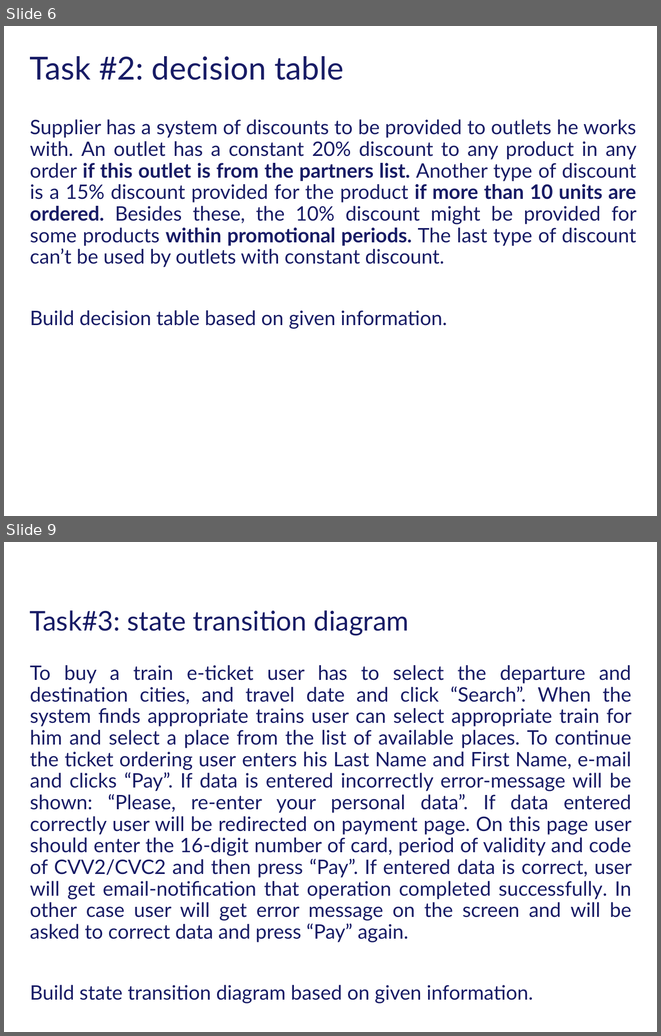
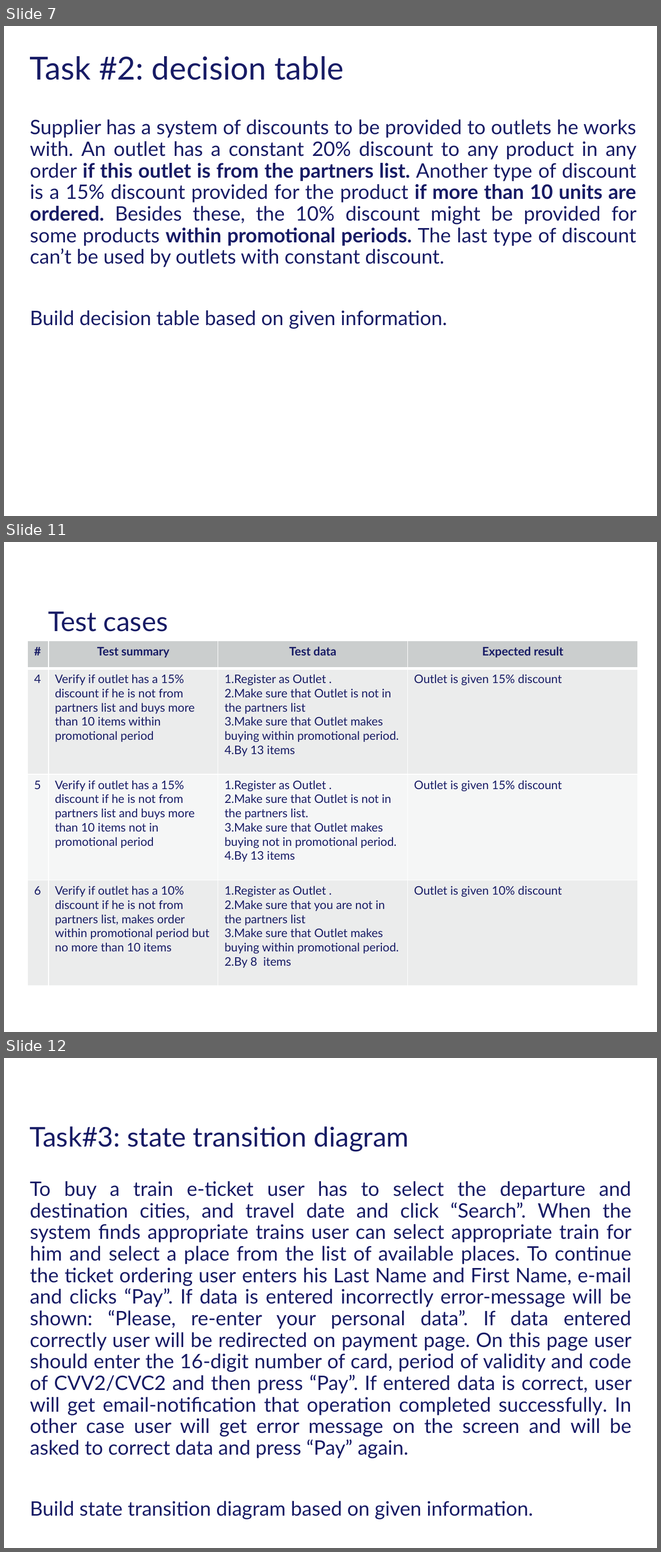
Before and after one commit to VikaSvyryd/HomeWorks, a slide deck: HW4 TDT.pptx. Shown one above the other, each under a label of ours: slides 6 and 9 before the commit, slides 7, 11 and 12 after it; the slides between them are not shown. The pictures are 661x1036 and 661x1552 pixels, drawn with LibreOffice and Linux fonts; fonts in the diff are those of the drawing; background and template pictures are left out. Boxes give left, top, right and bottom in pixels: in the first picture for what was removed or moved away, otherwise in the second. Text is boxed around its words. In the diff, an @@ line names an element or a change of style, - is before the commit and + after.

```diff
--- a/HW4 TDT.pptx
+++ b/HW4 TDT.pptx
@@ slide 11 added at bbox=[4, 542, 657, 1032], background #FFFFFF @@
@@ text added at bbox=[48, 611, 168, 632], 30 pt, text #171B65 @@
+Test cases
@@ table added at bbox=[27, 641, 638, 986], 4 rows, 4 columns @@
+# | Test summary | Test data | Expected result
+4 | Verify if outlet has a 15% discount if he is not from partners list and buys more than 10 items within promotional period | 1.Register as Outlet . / 2.Make sure that Outlet is not in the partners list / 3.Make sure that Outlet makes buying within promotional period. / 4.By 13 items | Outlet is given 15% discount
+5 | Verify if outlet has a 15% discount if he is not from partners list and buys more than 10 items not in promotional period | 1.Register as Outlet . / 2.Make sure that Outlet is not in the partners list. / 3.Make sure that Outlet makes buying not in promotional period. / 4.By 13 items | Outlet is given 15% discount
+6 | Verify if outlet has a 10% discount if he is not from partners list, makes order within promotional period but no more than 10 items | 1.Register as Outlet . / 2.Make sure that you are not in the partners list / 3.Make sure that Outlet makes buying within promotional period. / 2.By 8 items | Outlet is given 10% discount
@@ what was slide 6 is now slide 7 @@
@@ what was slide 9 is now slide 12 @@
```
Also in this commit, not shown: 4 slides changed, 11 other slides added, 1 slide removed.
